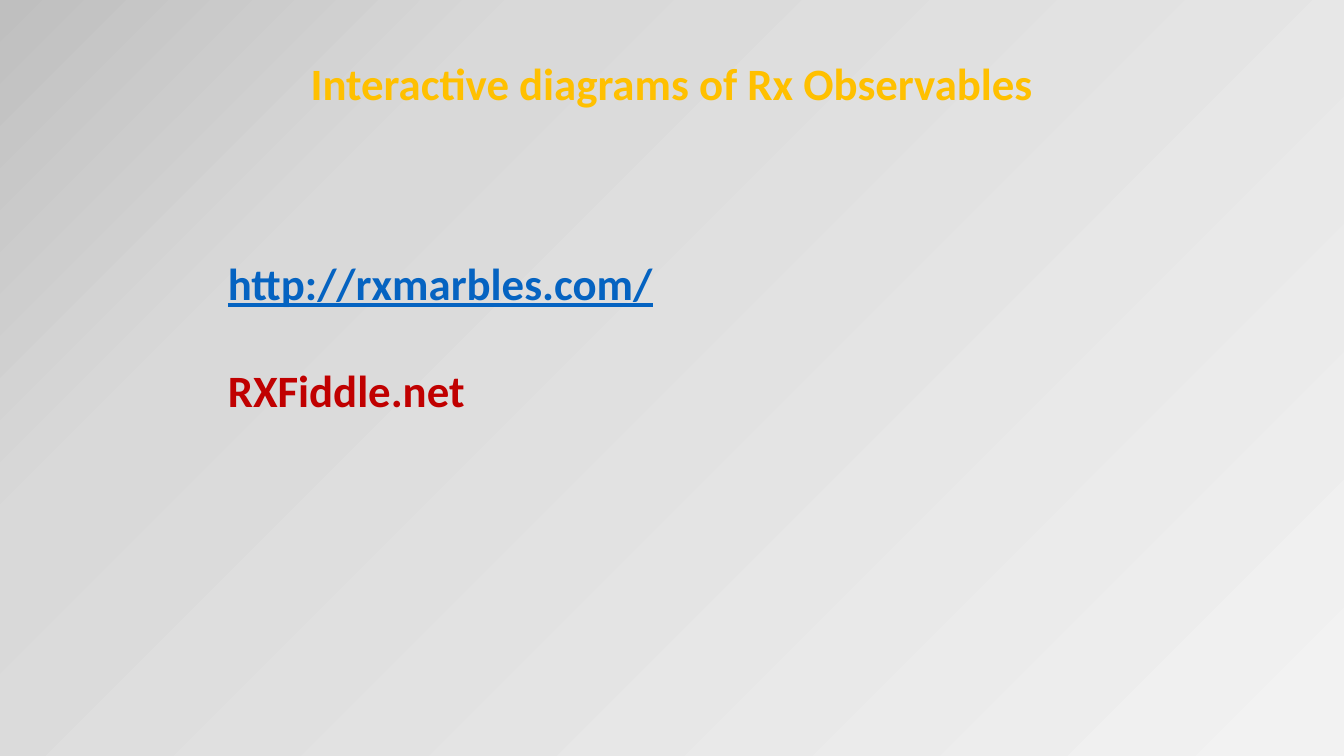
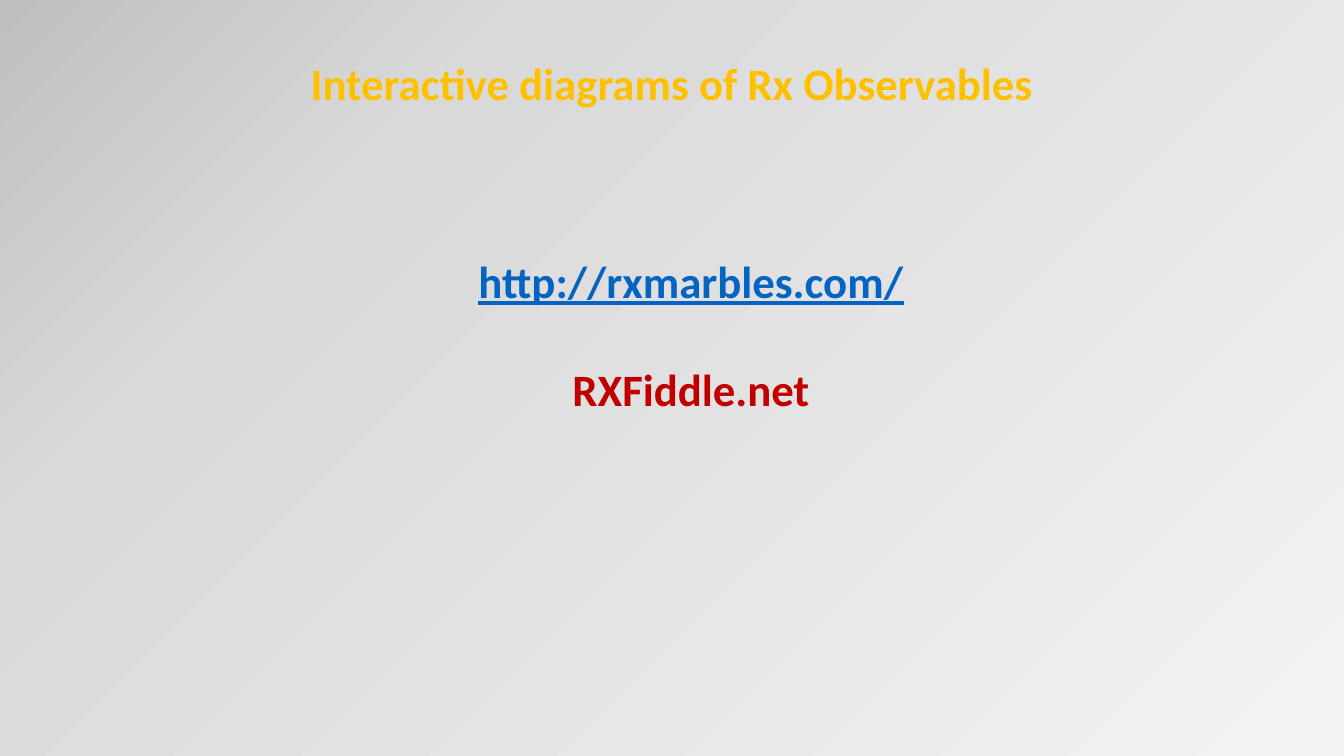
Before and after one commit to petereijgermans11/frontend-cursus, a slide deck: slide 24 of frontend-cursus/ 8 - Angular.pptx (slide 28 before the commit). Drawn at 1344x756 pixels with LibreOffice and Linux fonts; fonts in the diff are those of the drawing. Boxes give left, top, right and bottom in pixels: in the first picture for what was removed or moved away, otherwise in the second. Text is boxed around its words. In the diff, an @@ line names an element or a change of style, - is before the commit and + after.

```diff
--- a/frontend-cursus/ 8 - Angular.pptx
+++ b/frontend-cursus/ 8 - Angular.pptx
@@ text "http://rxmarbles.com/": place and size @@
-text "http://rxmarbles.com/" at (228, 268, 653, 408)
+text "http://rxmarbles.com/" at (478, 266, 903, 407)
@@ text "http://rxmarbles.com/" at (478, 266, 903, 407): alignment left to centre @@
```
Also in this commit, not shown: 8 other slides changed, 2 slides added, 6 slides removed, 1 other file.
